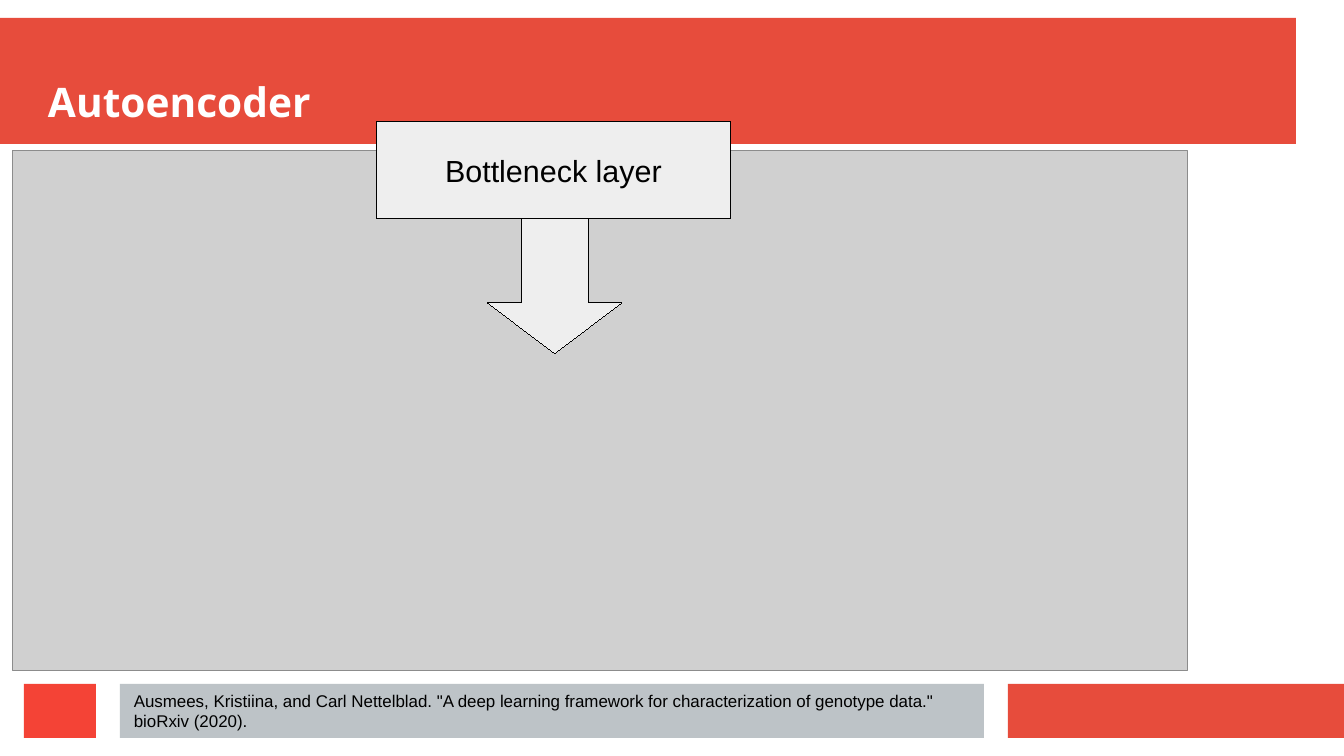
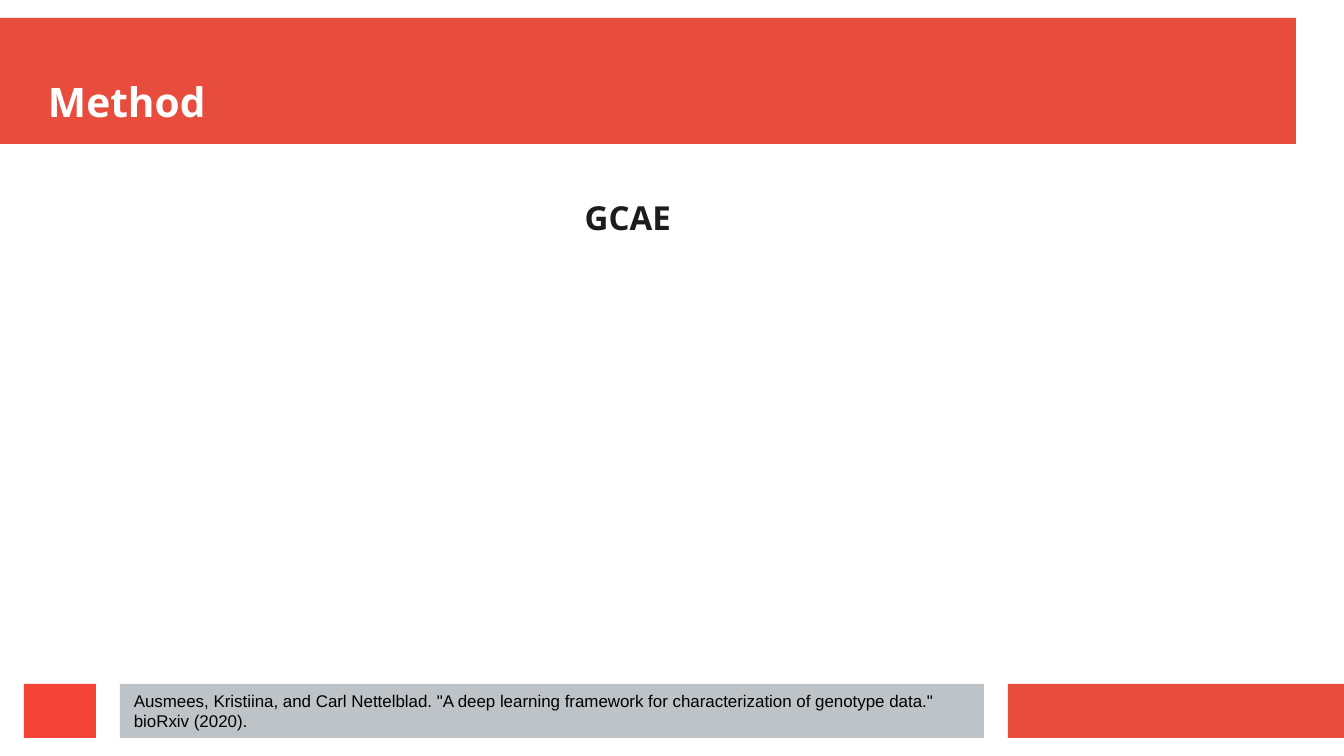
Before and after one commit to richelbilderbeek/journal_club_20211216, a slide deck: slide 20 of journal_club_20211216.odp (slide 10 before the commit). Drawn at 1344x756 pixels with LibreOffice and Linux fonts; fonts in the diff are those of the drawing; grey boxes stand for pictures. Boxes give left, top, right and bottom in pixels: in the first picture for what was removed or moved away, otherwise in the second. Text is boxed around its words. In the diff, an @@ line names an element or a change of style, - is before the commit and + after.

Commit message:
Progress

```diff
--- a/journal_club_20211216.odp
+++ b/journal_club_20211216.odp
@@ title at <box>48,86,206,118</box>: text changed @@
-Autoencoder
+Method
@@ rectangle removed at <box>377,122,731,220</box> @@
-Bottleneck layer
@@ picture removed at <box>12,151,1188,671</box> @@
@@ down arrow removed at <box>488,151,622,354</box> @@
@@ text added at <box>585,206,671,231</box>, 19.5 pt, text #1C1C1C, bold @@
+GCAE
```
Also in this commit, not shown: 1 other slide changed, 8 slides added, 1 slide removed.
